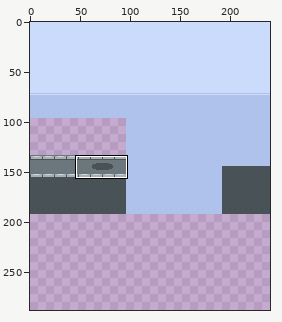
Two states of a pixel-art file, Assets/Sprites/background.aseprite. The first picture is a wide view before the edit; the outline marks the close-up.
Close-up. The starting point:
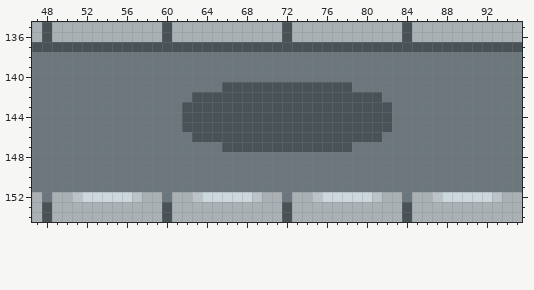
240x192 pixels, 1 frame. Shown: x 47..95, y 135..154. The old version is drawn lined up with the new one, on the new canvas. The commit also changed other parts of the picture, which this record leaves out.
The same view after the edit:
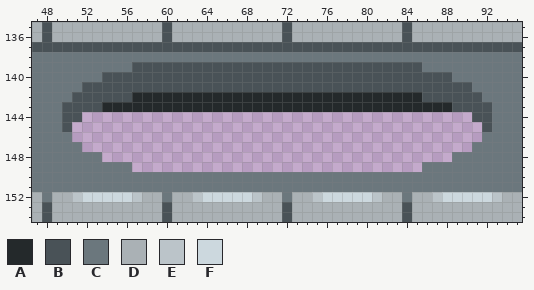
Palette (. is transparent): A #24292b  B #495257  C #6b777d  D #aab1b5  E #bbc4c9  F #ccd8de
Changes in this commit:
{"change": "canvas 240x192 -> 240x288"}
{"y":139,"x":57,"old":"CCCCCCCCCCCCCCCCCCCCCCCCCCCCC","new":"BBBBBBBBBBBBBBBBBBBBBBBBBBBBB"}
{"y":140,"x":54,"old":"CCCCCCCCCCCCCCCCCCCCCCCCCCCCCCCCCCC","new":"BBBBBBBBBBBBBBBBBBBBBBBBBBBBBBBBBBB"}
{"y":141,"x":52,"old":"CCCCCCCCCCCCCC","new":"BBBBBBBBBBBBBB"}
{"y":141,"x":79,"old":"CCCCCCCCCCCC","new":"BBBBBBBBBBBB"}
{"y":142,"x":51,"old":"CCCCCCCCCCCCBBBBBBBBBBBBBBBBBBBCCCCCCCCCC","new":"BBBBBBAAAAAAAAAAAAAAAAAAAAAAAAAAAAABBBBBB"}
{"y":143,"x":50,"old":"CCCCCCCCCCCCBBBBBBBBBBBBBBBBBBBBBCCCCCCCCCC","new":"BBBBAAAAAAAAAAAAAAAAAAAAAAAAAAAAAAAAAAABBBB"}
{"y":144,"x":50,"old":"CCCCCCCCCCCCBBBBBBBBBBBBBBBBBBBBBCCCCCCCCCC","new":"BB.......................................BB"}
{"y":145,"x":50,"old":"CCCCCCCCCCCCBBBBBBBBBBBBBBBBBBBBBCCCCCCCCCC","new":"B.........................................B"}
{"y":146,"x":51,"old":"CCCCCCCCCCCCBBBBBBBBBBBBBBBBBBBCCCCCCCCCC","new":"........................................."}
{"y":147,"x":52,"old":"CCCCCCCCCCCCCCBBBBBBBBBBBBBCCCCCCCCCCCC","new":"......................................."}
{"y":148,"x":54,"old":"CCCCCCCCCCCCCCCCCCCCCCCCCCCCCCCCCCC","new":"..................................."}
{"y":149,"x":57,"old":"CCCCCCCCCCCCCCCCCCCCCCCCCCCCC","new":"............................."}
{"label":"changed","picture_box":[62,62,492,172]}
